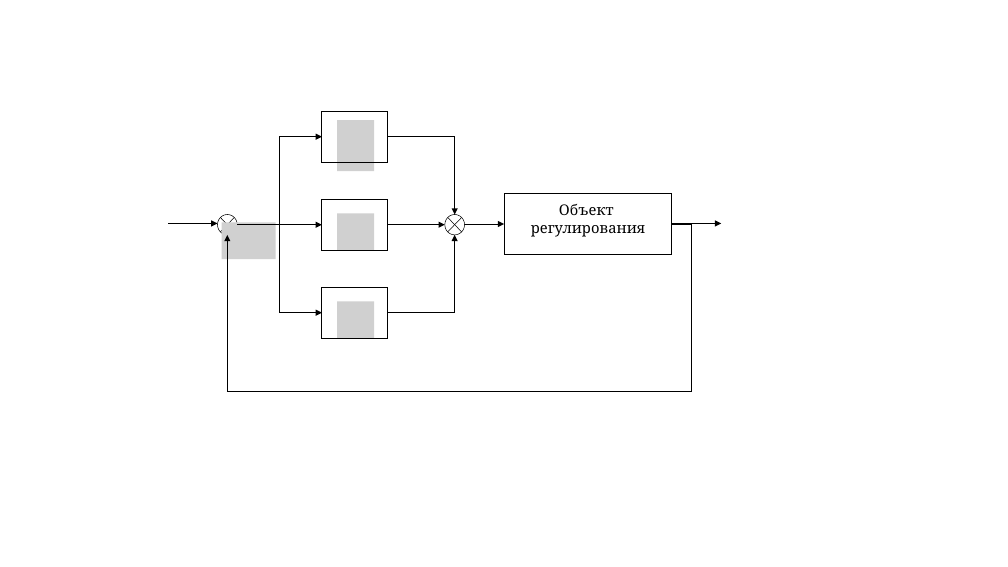
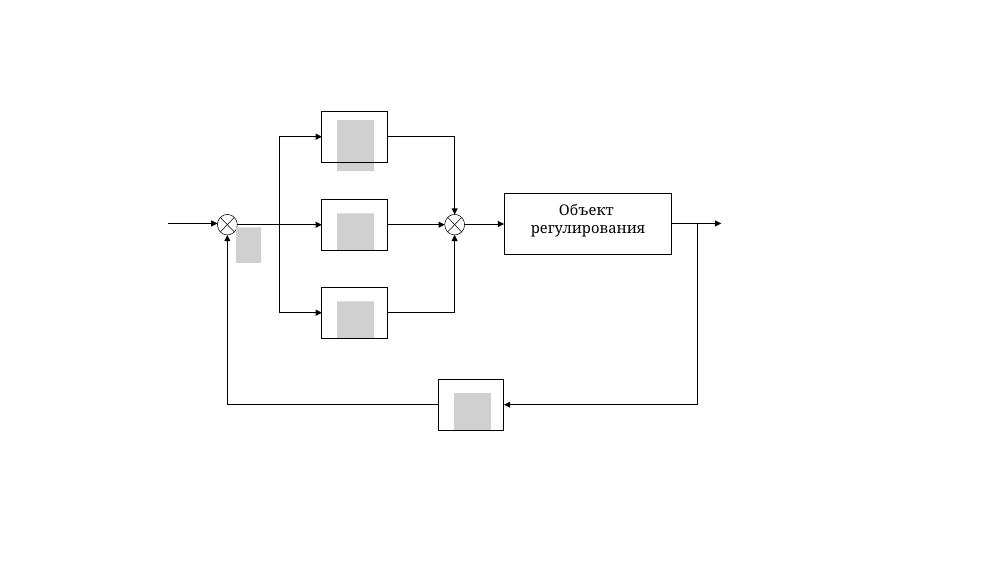
Before and after one commit to orku/graduation_work, a slide deck: slide 5 of txt/schemes.pptx. Drawn at 1008x567 pixels with LibreOffice and Linux fonts; fonts in the diff are those of the drawing; grey boxes stand for pictures. Boxes give left, top, right and bottom in pixels: in the first picture for what was removed or moved away, otherwise in the second. Text is boxed around its words. In the diff, an @@ line names an element or a change of style, - is before the commit and + after.

```diff
--- a/txt/schemes.pptx
+++ b/txt/schemes.pptx
@@ elbow arrow moved from (672, 224) - (228, 235) to (439, 405) - (228, 235) @@
@@ picture: place and size @@
-picture at box(222, 222, 275, 259)
+picture at box(236, 228, 261, 263)
@@ elbow arrow added from (699, 224) to (504, 405), #000000 0.5 pt @@
@@ rectangle added at box(439, 379, 504, 430), outline #000000 1 pt @@
@@ picture added at box(454, 393, 492, 430) @@
```
Also in this commit, not shown: 3 other files.
